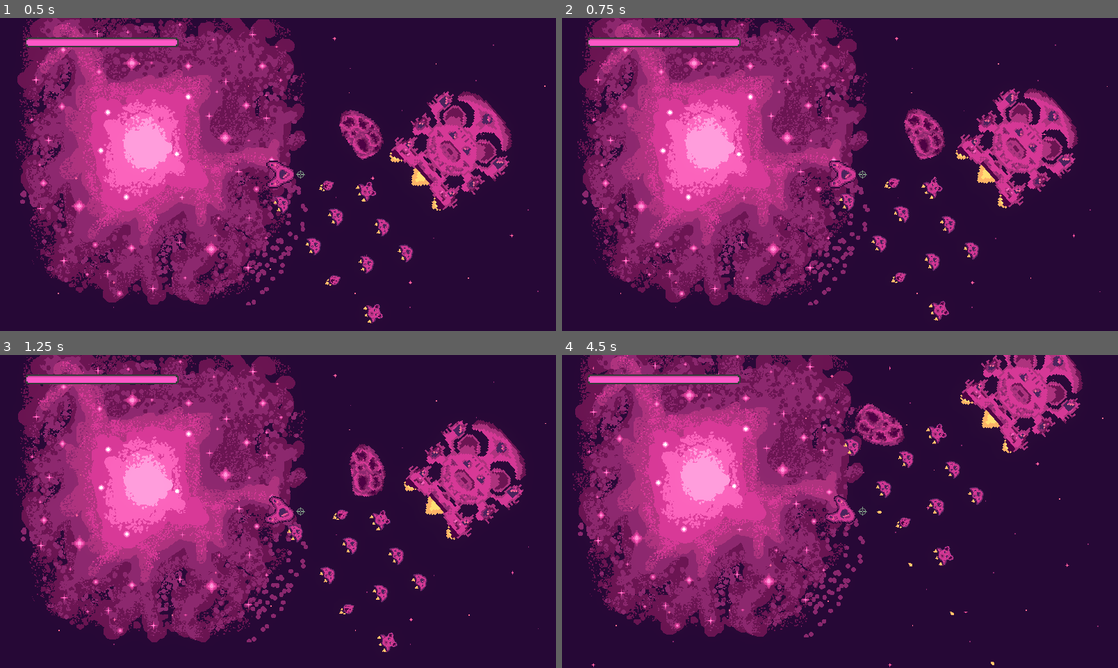
Above: before the commit, frames 1-4 (two rows, left to right).
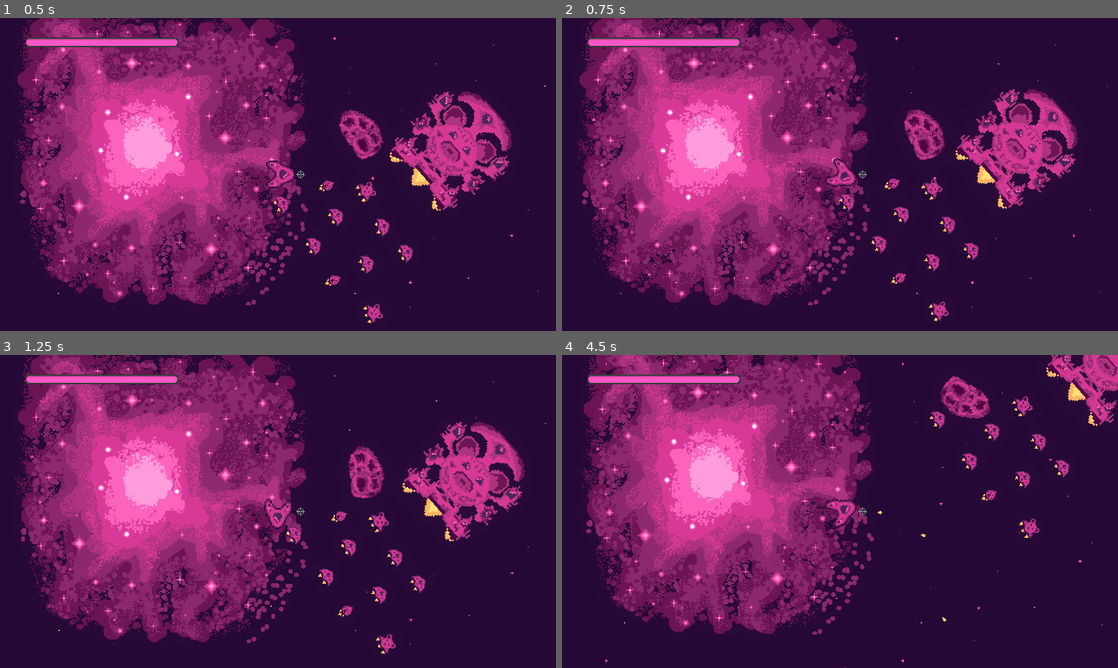
Above: after the commit, the same moments.

Repository: bear-minimum-studio/space-bear
Game: Godot game, scene res://Game.tscn
The game is run twice, just before and just after one commit, with the same random seed, the same clock (stepped at 60 frames per second) and the same inputs.
Inputs:
- Up to frame 1 (0.5 s): no input
- Up to frame 2 (0.75 s): hold Right (turn_right) from 0.53 s (still down); tap Down (decelerate) at 0.6 s
- Up to frame 3 (1.25 s): keep holding Right (turn_right)
- Up to frame 4 (4.5 s): release Right (turn_right) at 1.28 s; hold Left (turn_left) 1.28-2.03 s; tap Space (fire) at 1.35 s; hold Right (turn_right) 2.03-2.78 s; hold F (turret_fire) 2.03-2.78 s; hold Up (accelerate) 2.78-3.53 s; tap Down (decelerate) at 2.85 s; hold Space (fire) 3.53-4.28 s; hold Left (turn_left) from 3.53 s (still down); tap F (turret_fire) at 4.35 s

Frame 1 is identical in both runs. In frame 2, 1.8% of the frame differs, in the area x 47-93%, y 22-97%; in frame 3, 6.7%; in frame 4, 30%, in the area x 1-100%, y 0-100%.

Commit message:
feat: adjust player parameters and asteroid collision

Diff:
--- a/asteroids/Asteroid.tscn
+++ b/asteroids/Asteroid.tscn
@@ -50,6 +50,7 @@
 [node name="Asteroid" type="RigidBody2D"]
 collision_layer = 2
 collision_mask = 11
+mass = 1.72
 script = ExtResource("1_81esk")
 
 [node name="SpriteContainer" type="Node2D" parent="."]
--- a/player/Player.gd
+++ b/player/Player.gd
@@ -2,11 +2,10 @@
 
 signal shoot
 
-# TODO : FineTune Parameters
 const THRUST = 200.0
 const THRUST_FRICTION = 0.5
-const TORQUE = 400.0
-const TORQUE_FRICTION = 0.5
+const TORQUE = 25000.0
+const TORQUE_FRICTION = 10000
 const BULLETS_PER_SECOND = 5.0
 const MAX_HEALTH = 10
 
--- a/player/Player.tscn
+++ b/player/Player.tscn
@@ -26,7 +26,7 @@
 stream_2/weight = 1.0
 
 [node name="CharacterBody2D" type="RigidBody2D"]
-collision_mask = 8
+collision_mask = 10
 script = ExtResource("1_rsmvc")
 
 [node name="Flammes" type="Sprite2D" parent="."]
